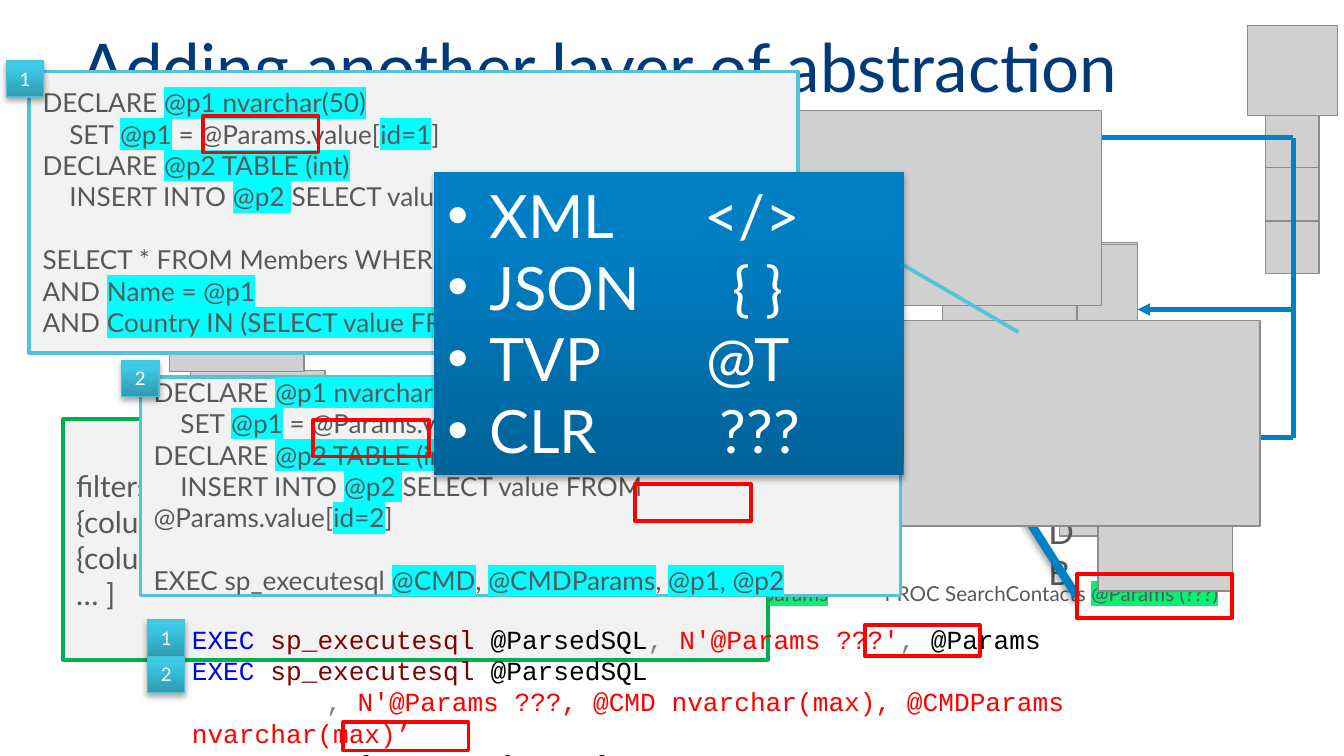
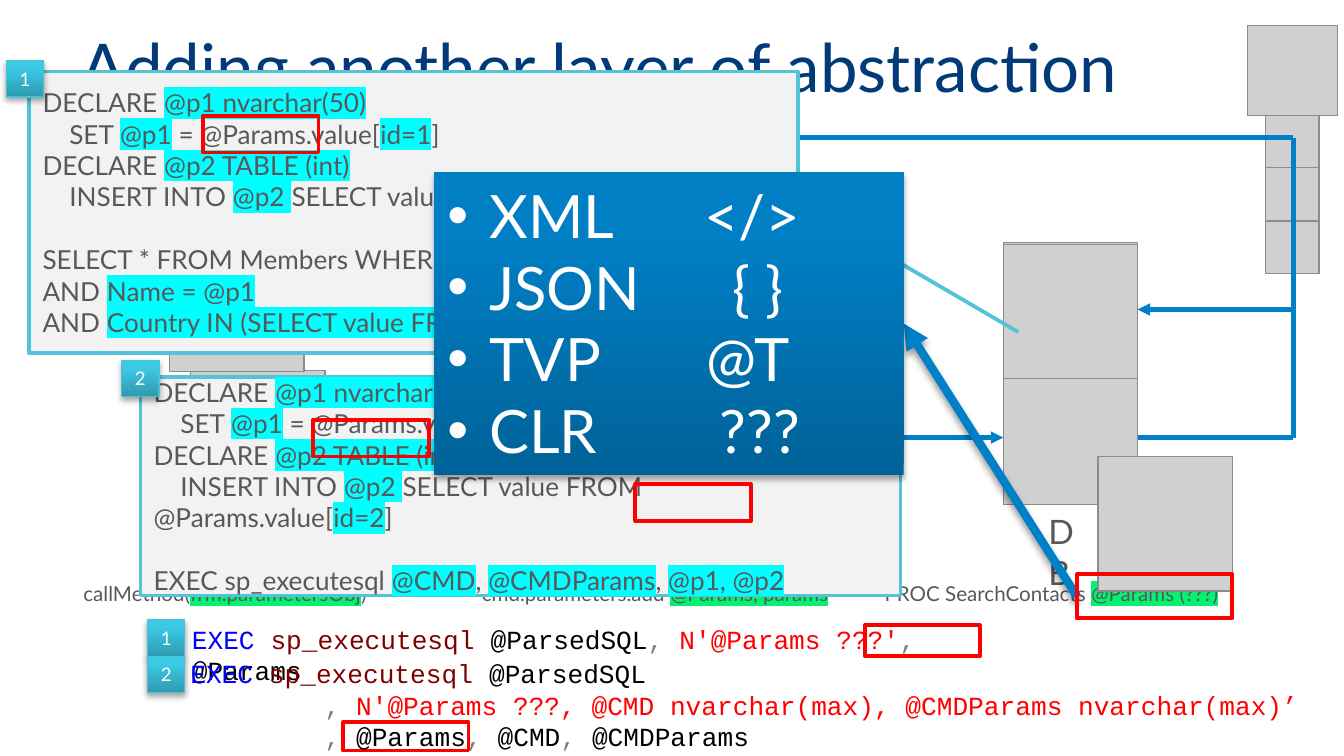
Before and after one commit to MadeiraData/DynamicFilters, a slide deck: slide 22 of DynamicFilters_Presentation_Eng.pptx (slide 21 before the commit). Drawn at 1344x756 pixels with LibreOffice and Linux fonts; fonts in the diff are those of the drawing; grey boxes stand for pictures; background and template pictures are left out. Boxes give left, top, right and bottom in pixels: in the first picture for what was removed or moved away, otherwise in the second. Text is boxed around its words. In the diff, an @@ line names an element or a change of style, - is before the commit and + after.

```diff
--- a/DynamicFilters_Presentation_Eng.pptx
+++ b/DynamicFilters_Presentation_Eng.pptx
@@ picture removed at (493,110,1101,305) @@
@@ picture removed at (942,271,1077,406) @@
@@ picture removed at (499,320,1259,526) @@
@@ picture added at (1004,371,1138,505) @@
@@ border callout removed at (63,419,769,660) @@
-filters: [
-{columnId:1, operatorId: 1, value: [“John”] },
-{columnId:2, operatorId: 4, value: [“Israel”, “USA”] },
-… ]
@@ picture removed at (1059,402,1193,536) @@
@@ arrow added from (724, 438) to (1004, 438), #0081C8 2.25 pt @@
@@ text "EXEC sp_executesql @ParsedSQL": place and size @@
-text "EXEC sp_executesql @ParsedSQL" at (192,630,1064,751)
+text "EXEC sp_executesql @ParsedSQL" at (190,665,1298,752)
@@ text at (192,630,820,656): paragraph removed @@
-EXEC sp_executesql @ParsedSQL, N'@Params ???', @Params
@@ text added at (192,630,820,688), 14 pt, text #000000 @@
+EXEC sp_executesql @ParsedSQL, N'@Params ???', @Params
```
Also in this commit, not shown: 9 other slides changed, 1 slide added.
